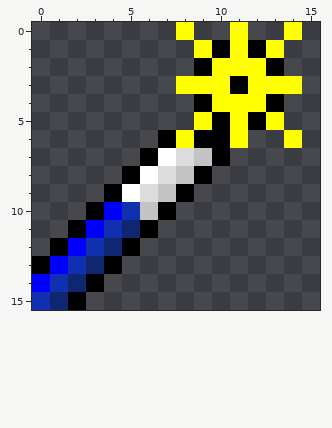
A pixel-art sprite gets an edit: kchart/toolbar/locolor/lo16-action-wizard.png. That is the earlier state.
The file is 16x16 pixels. Colours within 5 levels of each other are drawn and written as one.
After:
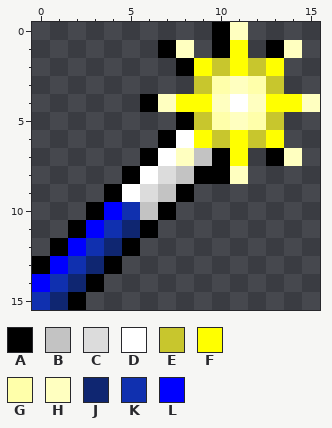
Palette (. is transparent): A #000000  B #c3c3c3  C #dcdcdc  D #ffffff  E #c8c62d  F #ffff00  G #ffffaa  H #ffffc0  J #0f2671  K #1030af  L #0000ff
Edits made:
Changed rows in their new state; - is an unchanged pixel.
first column x 6:
 0 --.-AH--.-
 1 -AH.--.AH-
 2 --AFE-EF--
 3 --.EGHGE.-
 4 AHFFHDHFFH
 5 --AEGHGE--
 6 --DFE-EF.-
 7 --H--F-AH-
 8 ----AH----
Changed places in both pictures, as pixel boxes (x1, y1, x2, y2):
changed: (140, 22, 320, 184)
